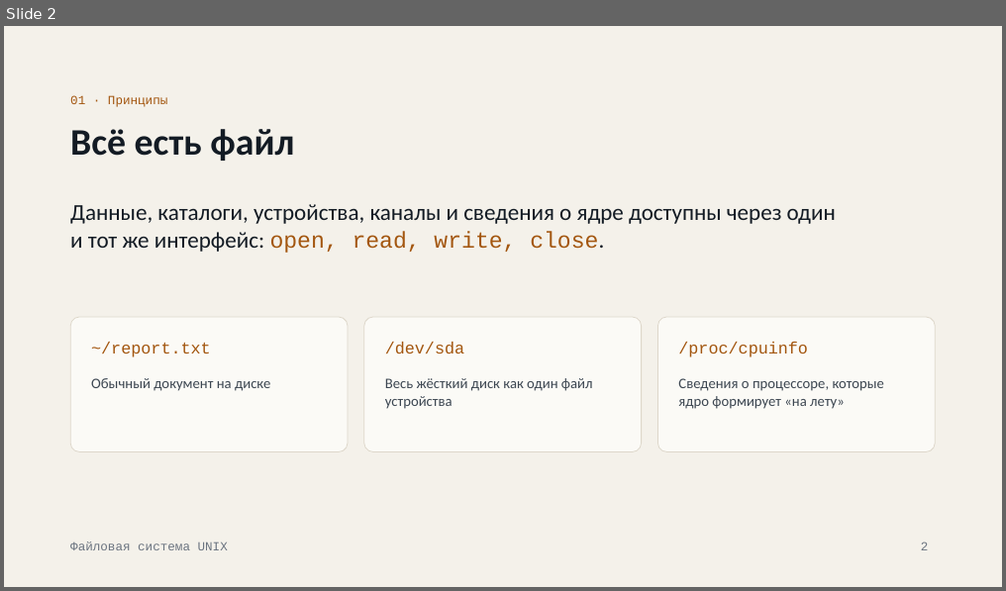
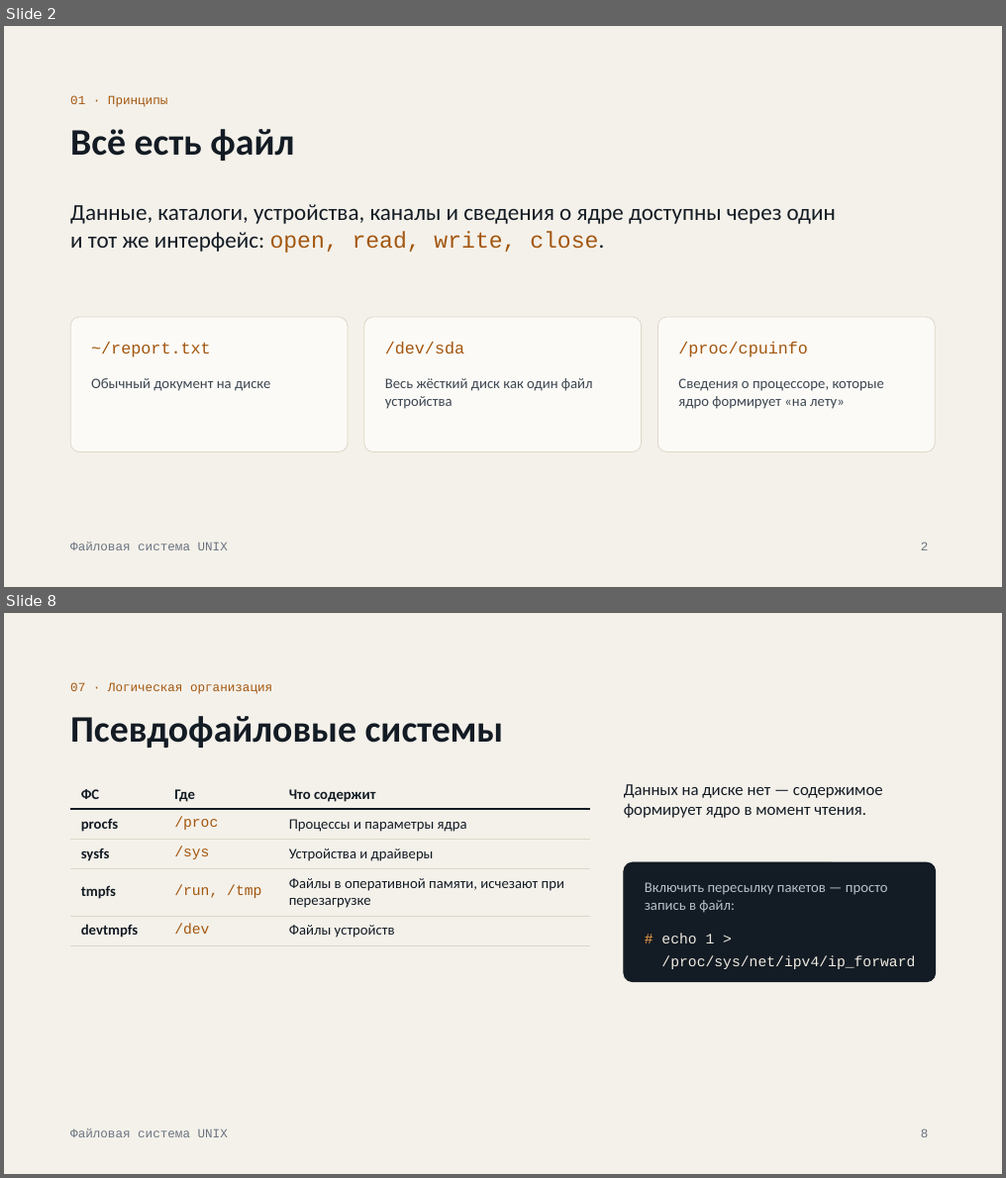
Before and after one commit to bytiki/gazyava, a slide deck: unix-file-system.pptx. Shown one above the other, each under a label of ours: slide 2 before the commit, slides 2 and 8 after it; the slides between them are not shown. The pictures are 1006x591 and 1006x1178 pixels, drawn with LibreOffice and Linux fonts; fonts in the diff are those of the drawing. Boxes give left, top, right and bottom in pixels: in the first picture for what was removed or moved away, otherwise in the second. Text is boxed around its words. In the diff, an @@ line names an element or a change of style, - is before the commit and + after.

```diff
--- a/unix-file-system.pptx
+++ b/unix-file-system.pptx
@@ slide 8 added at box(4, 613, 1002, 1174), background #F4F1EA; not listed: 1 template element that a slide beside it also shows @@
@@ text added at box(70, 682, 272, 694), 12 pt, text #A3560F @@
+07 · Логическая организация
@@ title added at box(70, 716, 504, 748), 36 pt, text #131B24, bold @@
+Псевдофайловые системы
@@ table added at box(70, 779, 591, 942), 5 rows, 3 columns @@
+ФС | Где | Что содержит
+procfs | /proc | Процессы и параметры ядра
+sysfs | /sys | Устройства и драйверы
+tmpfs | /run, /tmp | Файлы в оперативной памяти, исчезают при перезагрузке
+devtmpfs | /dev | Файлы устройств
@@ text added at box(624, 784, 883, 818), 16 pt, text #131B24 @@
+Данных на диске нет — содержимое формирует ядро в момент чтения.
@@ rounded rectangle added at box(624, 862, 936, 982), fill #131B24, outline #131B24 0.75 pt @@
@@ text added at box(645, 882, 888, 913), 14 pt, text #B5C0CA @@
+Включить пересылку пакетов — просто запись в файл:
@@ text added at box(661, 934, 915, 969), 14 pt, text #EEEAE0 @@
+# echo 1 >
+/proc/sys/net/ipv4/ip_forward
@@ page number added at box(921, 1129, 929, 1138), 12 pt, text #6B7480 @@
+8
```
Also in this commit, not shown: 15 slides changed, 9 other slides added.
